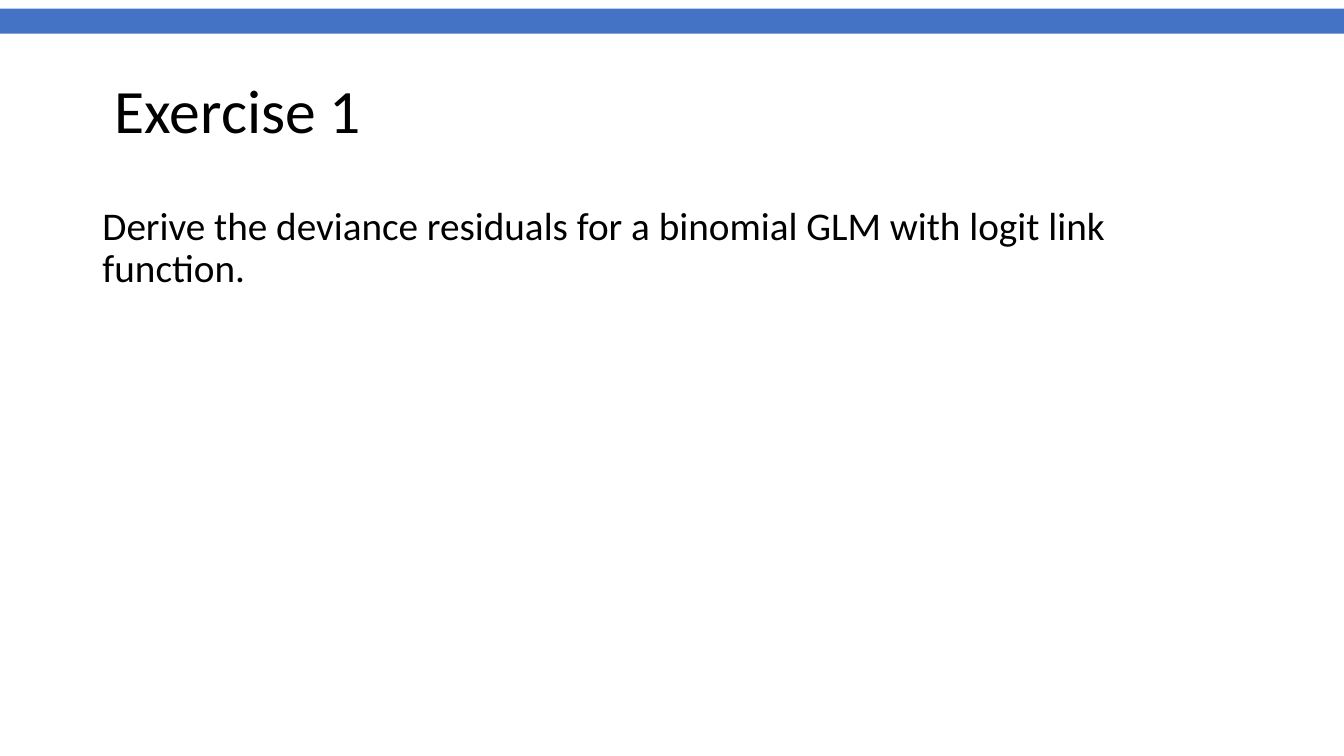
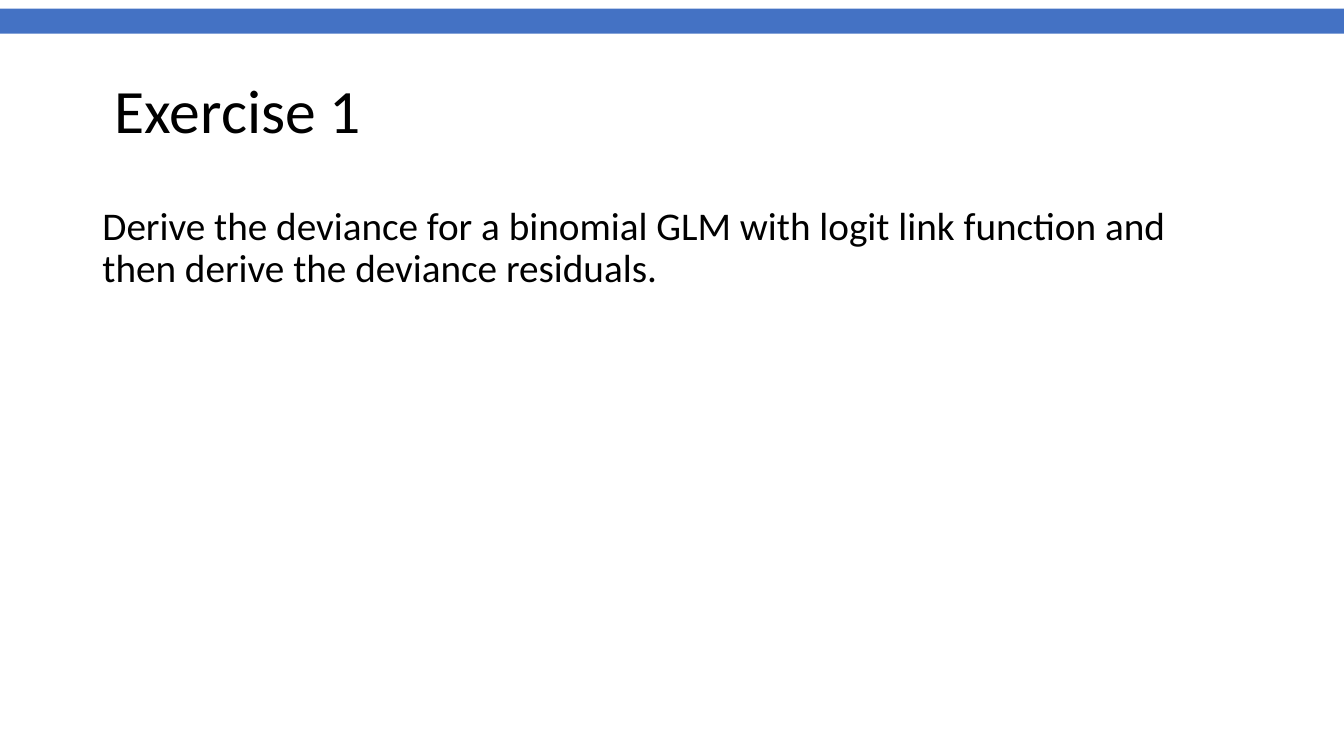
Before and after one commit to gitMarcH/Chanco_ST6103, a slide deck: slide 3 of Chanco_ST6103_GLM_2019_Henrion_Practical5.pptx. Drawn at 1344x756 pixels with LibreOffice and Linux fonts; fonts in the diff are those of the drawing; background and template pictures are left out. Boxes give left, top, right and bottom in pixels: in the first picture for what was removed or moved away, otherwise in the second. Text is boxed around its words. In the diff, an @@ line names an element or a change of style, - is before the commit and + after.

Commit message:
updating pract5

```diff
--- a/Chanco_ST6103_GLM_2019_Henrion_Practical5.pptx
+++ b/Chanco_ST6103_GLM_2019_Henrion_Practical5.pptx
@@ text at (102,212,1165,283): text changed @@
-Derive the deviance residuals for a binomial GLM with logit link function.
+Derive the deviance for a binomial GLM with logit link function and then derive the deviance residuals.
```
